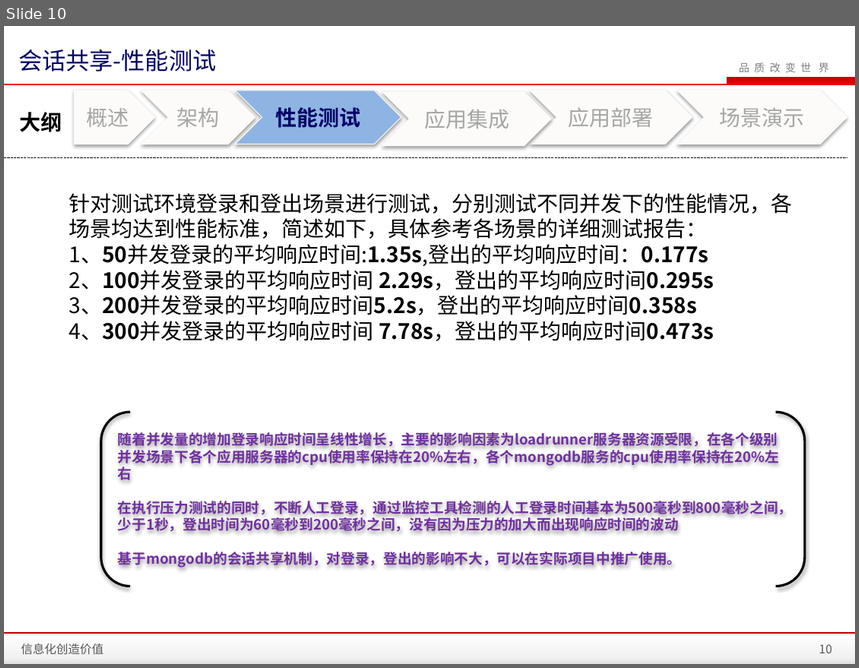
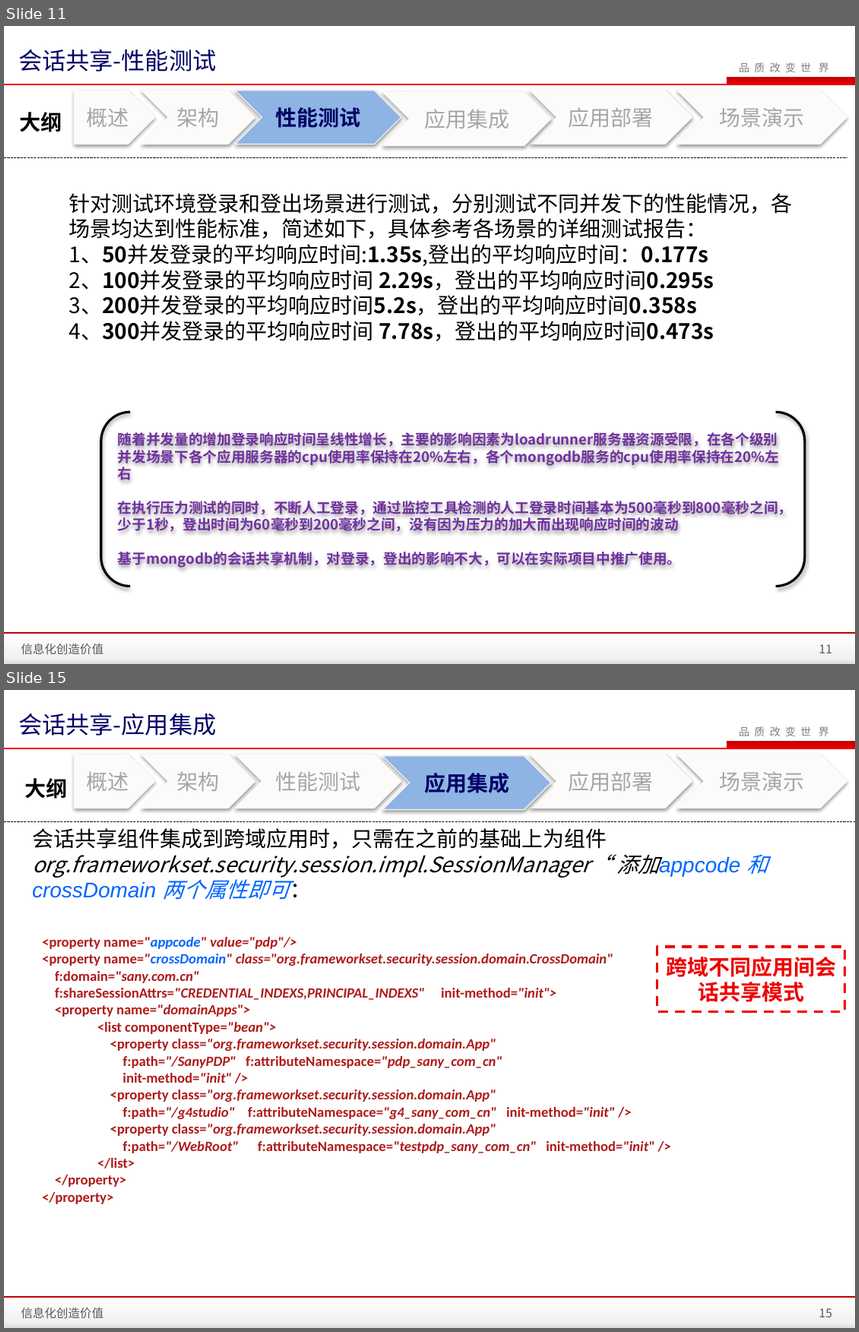
Before and after one commit to zhanght86/bboss-cms, a slide deck: 文档/SanyPDP平台会话共享介绍.pptx. Shown one above the other, each under a label of ours: slide 10 before the commit, slides 11 and 15 after it; the slides between them are not shown. The pictures are 859x668 and 859x1332 pixels, drawn with LibreOffice and Linux fonts; fonts in the diff are those of the drawing; background and template pictures are left out. Boxes give left, top, right and bottom in pixels: in the first picture for what was removed or moved away, otherwise in the second. Text is boxed around its words. In the diff, an @@ line names an element or a change of style, - is before the commit and + after.

Commit message:
完善会话共享文档

```diff
--- a/文档/SanyPDP平台会话共享介绍.pptx
+++ b/文档/SanyPDP平台会话共享介绍.pptx
@@ slide 15 added at bbox=[4, 690, 855, 1328], background #FFFFFF; not listed: 5 template elements that a slide beside it also shows @@
@@ title added at bbox=[18, 713, 216, 736], 20 pt, text #000066 @@
+会话共享-应用集成
@@ pentagon arrow added at bbox=[75, 755, 154, 809], fill #FCFBF9, outline #FCFBF9 0.75 pt, 18 pt, text #A6A6A6 @@
+概述
@@ chevron added at bbox=[141, 755, 255, 809], fill #FCFBF9, outline #FCFBF9 0.75 pt, 18 pt, text #A6A6A6 @@
+架构
@@ chevron added at bbox=[236, 755, 401, 809], fill #FCFBF9, outline #FCFBF9 0.75 pt, 18 pt, text #A6A6A6 @@
+性能测试
@@ chevron added at bbox=[382, 756, 551, 810], fill #8EB4E3, outline #F8F7F3 0.75 pt, 18 pt, text #000066, bold @@
+应用集成
@@ chevron added at bbox=[530, 755, 692, 809], fill #FCFBF9, outline #FCFBF9 0.75 pt, 18 pt, text #A6A6A6 @@
+应用部署
@@ chevron added at bbox=[677, 755, 847, 809], fill #FCFBF9, outline #FCFBF9 0.75 pt, 18 pt, text #A6A6A6 @@
+场景演示
@@ text added at bbox=[25, 778, 67, 799], 18 pt, text #000000, bold @@
+大纲
@@ line added from (4, 822) to (855, 822), #000000 0.25 pt dashed @@
@@ text added at bbox=[32, 828, 768, 900], 18 pt, text #000000, italic @@
+会话共享组件集成到跨域应用时，只需在之前的基础上为组件org.frameworkset.security.session.impl.SessionManager“ 添加appcode 和crossDomain 两个属性即可：
@@ text added at bbox=[42, 937, 655, 1205], 12 pt, text #AF1B1B, bold, italic @@
+<property name="appcode" value="pdp"/>
+<property name="crossDomain" class="org.frameworkset.security.session.domain.CrossDomain"
+f:domain="sany.com.cn"
+f:shareSessionAttrs="CREDENTIAL_INDEXS,PRINCIPAL_INDEXS" init-method="init">
+<property name="domainApps">
+  <list componentType="bean">
+  <property class="org.frameworkset.security.session.domain.App"
+  f:path="/SanyPDP" f:attributeNamespace="pdp_sany_com_cn"
+  init-method="init" />
+  <property class="org.frameworkset.security.session.domain.App"
+  f:path="/g4studio" f:attributeNamespace="g4_sany_com_cn" init-method="init" />
+  <property class="org.frameworkset.security.session.domain.App"
+  f:path="/WebRoot" f:attributeNamespace="testpdp_sany_com_cn" init-method="init" />
+  </list>
+</property>
+</property>
@@ rectangle added at bbox=[658, 947, 845, 1011], outline #EE0000 2 pt dashed, 18 pt, text #EE0000, bold @@
+跨域不同应用间会话共享模式
@@ text added at bbox=[21, 1308, 104, 1319], 10 pt, text #595959 @@
+信息化创造价值
@@ page number added at bbox=[819, 1309, 832, 1318], 10 pt, text #595959 @@
+15
@@ what was slide 10 is now slide 11 @@
@@ page number at bbox=[819, 645, 832, 654]: text changed @@
-10
+11
```
Also in this commit, not shown: 8 slides changed, 3 other slides added.
